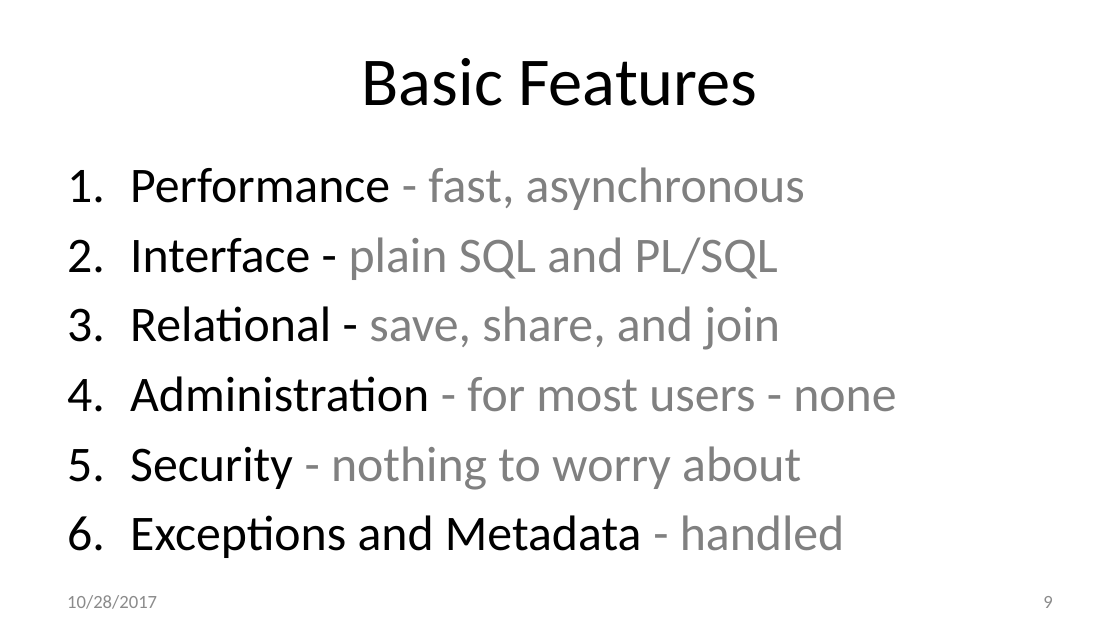
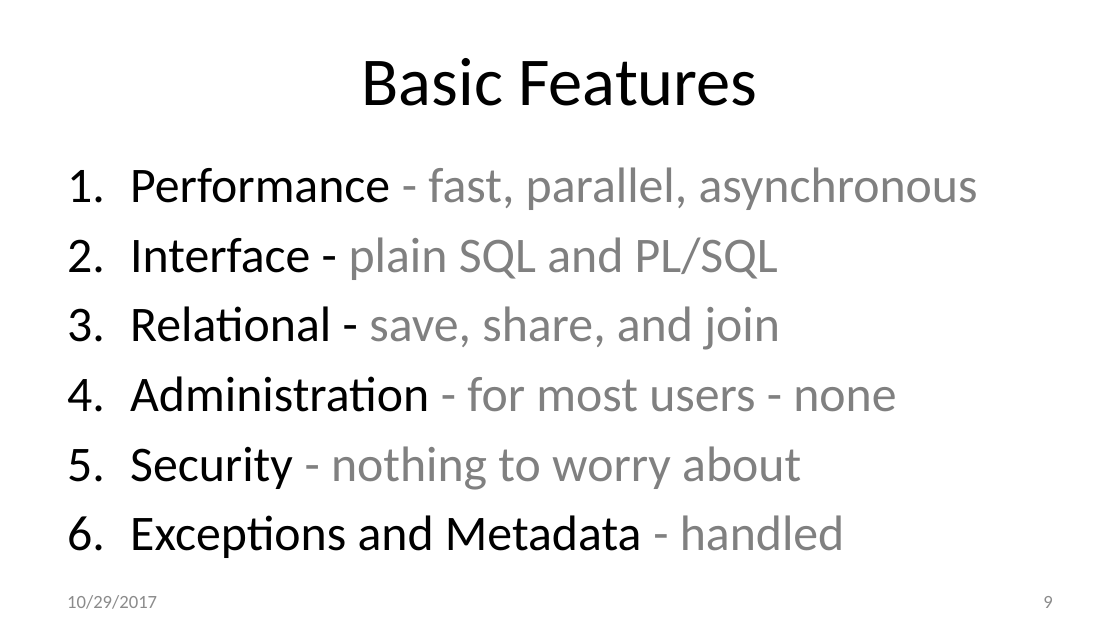
Before and after one commit to method5/method5.github.io, a slide deck: slide 9 of presentations/Method5.pptx. Drawn at 1120x630 pixels with LibreOffice and Linux fonts; fonts in the diff are those of the drawing; background and template pictures are left out. Boxes give left, top, right and bottom in pixels: in the first picture for what was removed or moved away, otherwise in the second. Text is boxed around its words. In the diff, an @@ line names an element or a change of style, - is before the commit and + after.

Commit message:
Minor typos and grammar fixes.

```diff
--- a/presentations/Method5.pptx
+++ b/presentations/Method5.pptx
@@ text at (x1=130, y1=167, x2=978, y2=210): text changed @@
-1. Performance - fast, asynchronous
+1. Performance - fast, parallel, asynchronous
@@ text at (x1=67, y1=595, x2=157, y2=609): text changed @@
-10/28/2017
+10/29/2017
```
Also in this commit, not shown: 19 other slides changed.
